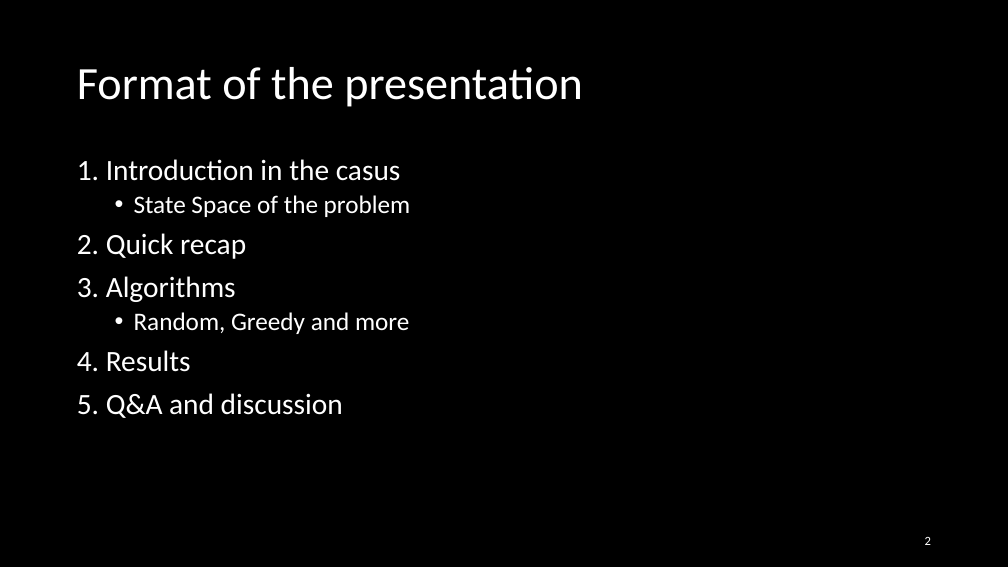
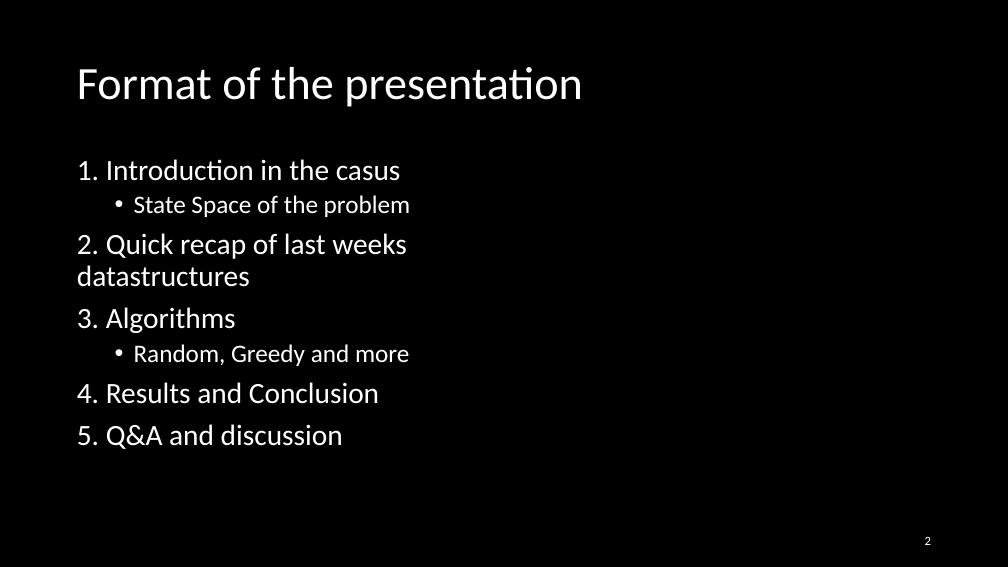
Before and after one commit to Loek21/Protein-Pow-d-er, a slide deck: slide 2 of Documentation/PPP, Week 2, Meeting 1.pptx. Drawn at 1008x567 pixels with LibreOffice and Linux fonts; fonts in the diff are those of the drawing. Boxes give left, top, right and bottom in pixels: in the first picture for what was removed or moved away, otherwise in the second. Text is boxed around its words. In the diff, an @@ line names an element or a change of style, - is before the commit and + after.

```diff
--- a/Documentation/PPP, Week 2, Meeting 1.pptx
+++ b/Documentation/PPP, Week 2, Meeting 1.pptx
@@ text at (77, 233, 407, 287): text changed @@
-2. Quick recap
+2. Quick recap of last weeks datastructures
@@ text at (77, 382, 379, 404): text changed @@
-4. Results
+4. Results and Conclusion
```
Also in this commit, not shown: 1 other slide changed.
